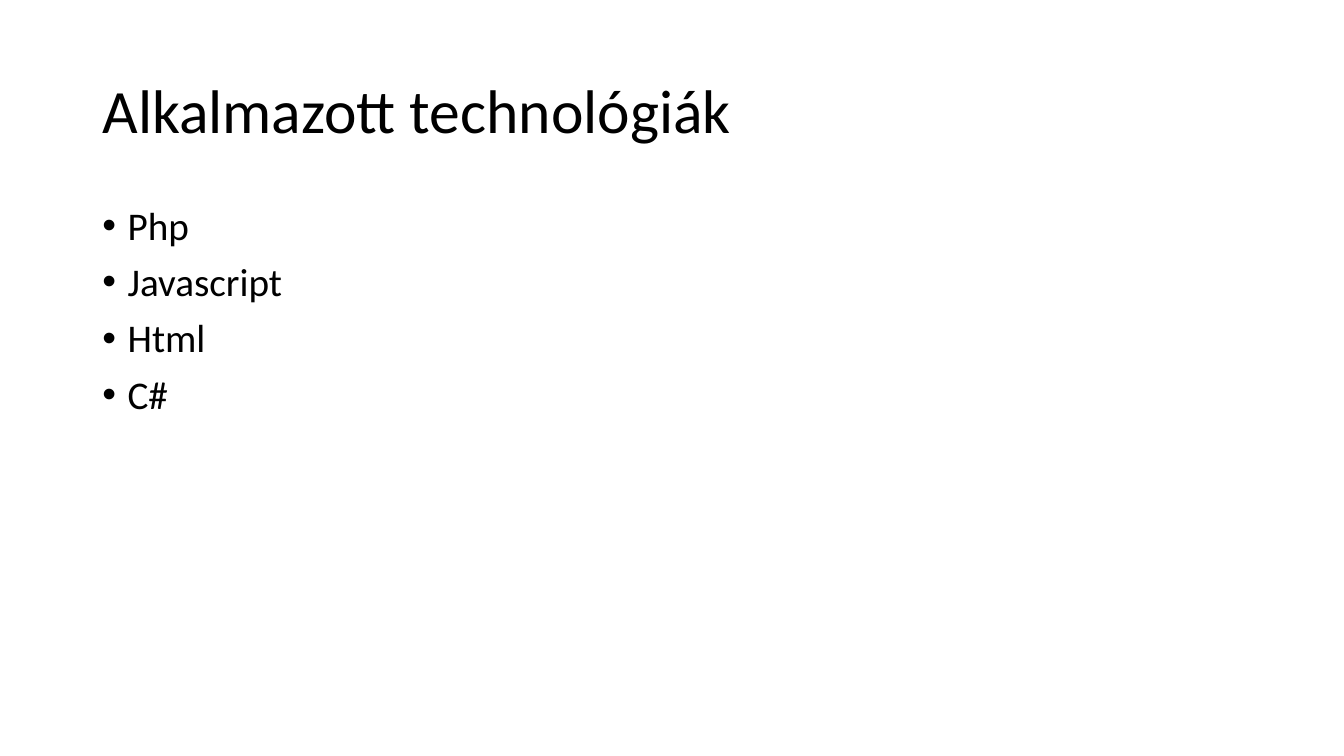
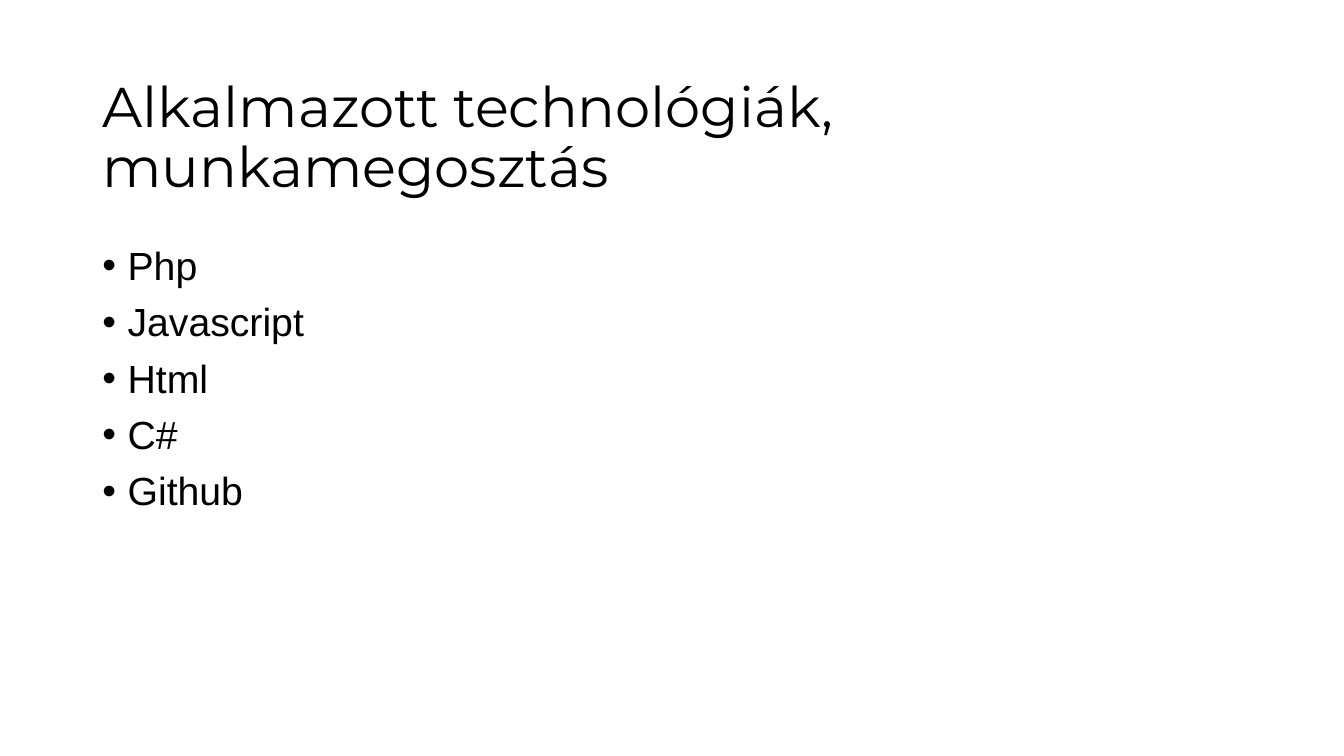
Before and after one commit to fedorbenjamin02/Vizsgaremek2024, a slide deck: slide 2 of Mellékletek/Prezentáció/Frissfutár_prezentáció.pptx (slide 3 before the commit). Drawn at 1344x756 pixels with LibreOffice and Linux fonts; fonts in the diff are those of the drawing. Boxes give left, top, right and bottom in pixels: in the first picture for what was removed or moved away, otherwise in the second. Text is boxed around its words. In the diff, an @@ line names an element or a change of style, - is before the commit and + after.

```diff
--- a/Mellékletek/Prezentáció/Frissfutár_prezentáció.pptx
+++ b/Mellékletek/Prezentáció/Frissfutár_prezentáció.pptx
@@ title at (102,85,834,198): text changed; size 44 to 40 pt; font Calibri to Montserrat @@
-Alkalmazott technológiák
+Alkalmazott technológiák, munkamegosztás
@@ text "Php": place and size @@
-text "Php" at (128,212,282,410)
+text "Php" at (128,251,304,506)
@@ text at (128,251,304,450): font Calibri to Arial in "Php", "Javascript", "Html", "C#" @@
@@ text at (128,476,243,506): paragraph added @@
+• Github
```
Also in this commit, not shown: 8 other slides changed, 1 slide added, 4 slides removed.
